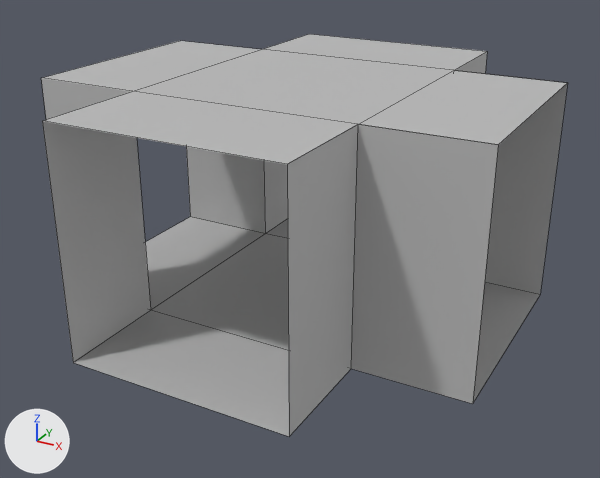
Renders of the FBX model Game Contest 1/dungeons/lethal/rooms/tunnel/tunnel_07.fbx from each side of a commit.
One viewpoint serves both versions: a 50 mm camera at (2.16, -3.94, 2.31) aimed at (0.05, -0.1, 0.39). The lights are fixed; the arrows at lower left show +X, +Y and +Z. Mesh edges are drawn as thin lines. Where no turn or scale is listed for an object, it has been applied to the vertices.
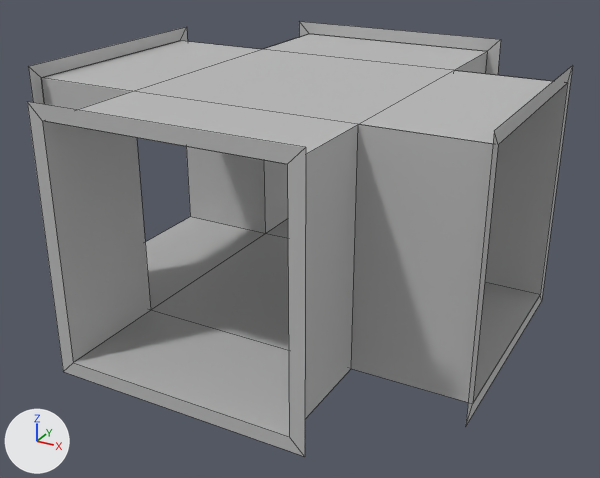
The change, as a list of edits to the scene's bpy script:
```text
Add mat_materials_dev_reflectivity_30_vmat_003:
    mat_materials_dev_reflectivity_30_vmat_003 = principled_material('materials/dev/reflectivity_30.vmat.003')
    mat_materials_dev_reflectivity_30_vmat_003.base_color = (0.5, 0.5, 0.5)  # grey #bcbcbc
    mat_materials_dev_reflectivity_30_vmat_003.roughness = 0.553
Add me_mesh_44mesh:
    me_mesh_44mesh.from_pydata([(0.0, 0.64, 0.64), (0.0, -0.64, 0.64), (0.0, -0.72, 0.72), (0.0, 0.72, 0.72), (0.0, 0.72, -0.72), (0.0, -0.72, -0.72), (0.0, -0.64, -0.64), (0.0, 0.64, -0.64), (0.0, -0.72, -0.72), (0.0, -0.64, -0.64)], [], [(1, 6, 5, 2), (7, 0, 3, 4), (0, 1, 2, 3), (8, 9, 7, 4)])
    me_mesh_44mesh.materials.append(mat_materials_dev_reflectivity_30_vmat_002)  # grey #bcbcbc
Add me_mesh_46mesh:
    me_mesh_46mesh.from_pydata([(-0.64, 0.0, 0.64), (0.64, 0.0, 0.64), (0.72, 0.0, 0.72), (-0.72, 0.0, 0.72), (-0.72, 0.0, -0.72), (0.72, 0.0, -0.72), (0.64, 0.0, -0.64), (-0.64, 0.0, -0.64), (0.72, 0.0, -0.72), (0.64, 0.0, -0.64)], [], [(1, 6, 5, 2), (7, 0, 3, 4), (0, 1, 2, 3), (8, 9, 7, 4)])
    me_mesh_46mesh.materials.append(mat_materials_dev_reflectivity_30_vmat_003)  # grey #bcbcbc
Add me_mesh_40mesh:
    me_mesh_40mesh.from_pydata([(0.0, -0.64, 0.64), (0.0, 0.64, 0.64), (0.0, 0.72, 0.72), (0.0, -0.72, 0.72), (0.0, -0.72, -0.72), (0.0, 0.72, -0.72), (0.0, 0.64, -0.64), (0.0, -0.64, -0.64), (0.0, 0.72, -0.72), (0.0, 0.64, -0.64)], [], [(1, 6, 5, 2), (7, 0, 3, 4), (0, 1, 2, 3), (8, 9, 7, 4)])
    me_mesh_40mesh.materials.append(mat_materials_dev_reflectivity_30_vmat)  # grey #bcbcbc
Add me_mesh_42mesh:
    me_mesh_42mesh.from_pydata([(0.64, 0.0, 0.64), (-0.64, 0.0, 0.64), (-0.72, 0.0, 0.72), (0.72, 0.0, 0.72), (0.72, 0.0, -0.72), (-0.72, 0.0, -0.72), (-0.64, 0.0, -0.64), (0.64, 0.0, -0.64), (-0.72, 0.0, -0.72), (-0.64, 0.0, -0.64)], [], [(1, 6, 5, 2), (7, 0, 3, 4), (0, 1, 2, 3), (8, 9, 7, 4)])
    me_mesh_42mesh.materials.append(mat_materials_dev_reflectivity_30_vmat_001)  # grey #bcbcbc
Add ob_mesh_44:
    ob_mesh_44 = bpy.data.objects.new('mesh_44', me_mesh_44mesh)
    ob_mesh_44.location = (-1.28, 0.0, 0.64)
Add ob_mesh_46:
    ob_mesh_46 = bpy.data.objects.new('mesh_46', me_mesh_46mesh)
    ob_mesh_46.location = (0.0, -1.28, 0.64)
Add ob_mesh_40:
    ob_mesh_40 = bpy.data.objects.new('mesh_40', me_mesh_40mesh)
    ob_mesh_40.location = (1.28, 0.0, 0.64)
Add ob_mesh_42:
    ob_mesh_42 = bpy.data.objects.new('mesh_42', me_mesh_42mesh)
    ob_mesh_42.location = (0.0, 1.28, 0.64)
```

Boxes [x1, y1, x2, y2] around the edits, measured in the pictures (600 x 478 px):
'mesh_46', added
    after: [27, 102, 306, 456]
'mesh_40', added
    after: [466, 65, 573, 425]
'mesh_42', added
    after: [299, 22, 501, 75]
'mesh_44', added
    after: [28, 27, 187, 104]
